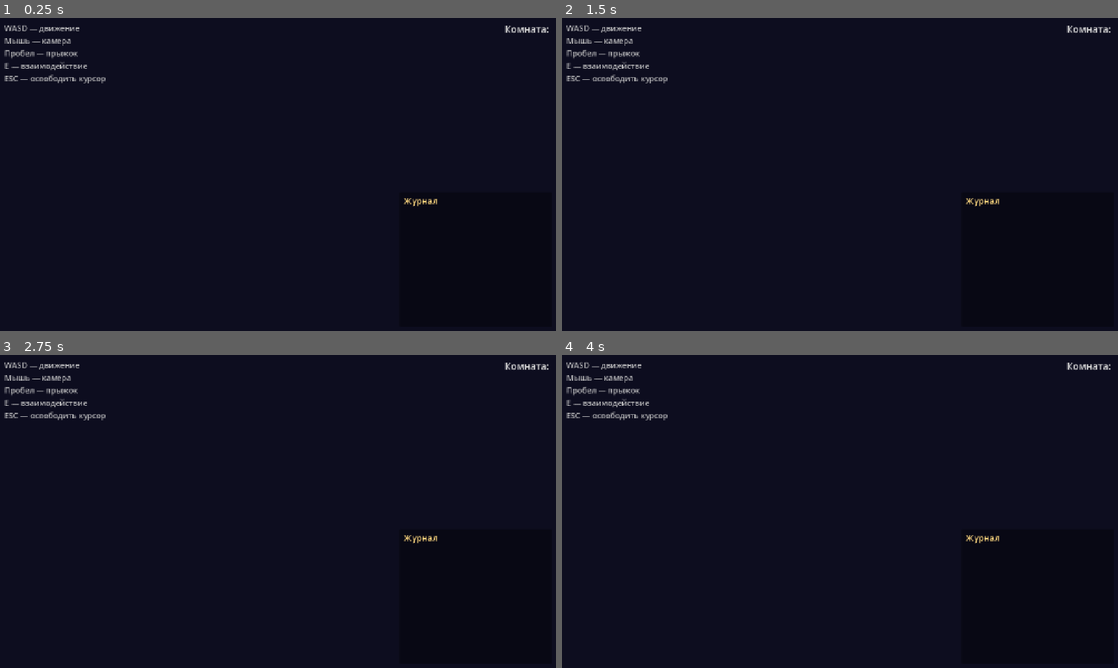
Above: before the commit, frames 1-4 (two rows, left to right).
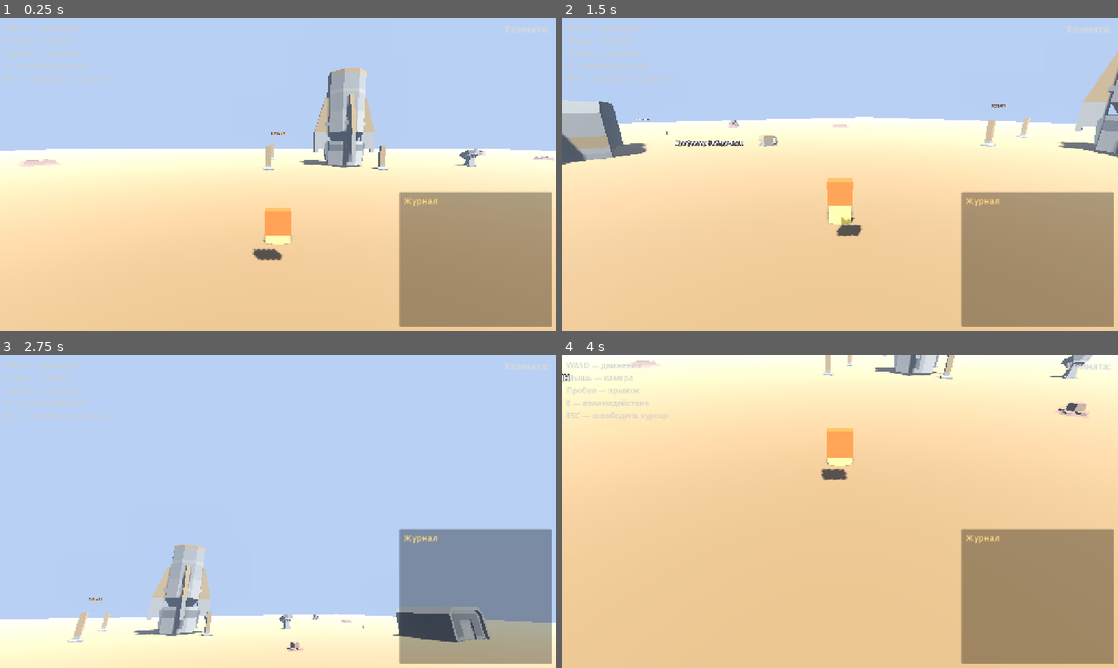
Above: after the commit, the same moments.

Repository: mstislav0/game
Game: Godot game, scene res://scenes/game_world.tscn
The game is run twice, just before and just after one commit, with the same random seed, the same clock (stepped at 60 frames per second) and the same inputs. This scene is started directly instead of the project's main scene.
Inputs (mouse positions are in pixels of both pictures, inside the frame that each line leads up to):
- Up to frame 1 (0.25 s): no input
- Up to frame 2 (1.5 s): tap Enter at 0.5 s; move the mouse to (962, 158) at 0.52 s; hold D (move_right) 0.53-1.28 s; tap E (interact) at 0.6, 1.35 s; tap Space (jump) at 0.77 s; move the mouse to (728, 190) at 1.27 s; hold S (move_backward) from 1.28 s (still down)
- Up to frame 3 (2.75 s): tap Space (jump) at 1.52 s; move the mouse to (333, 442) at 2.02 s; release S (move_backward) at 2.03 s; hold D (move_right) from 2.03 s (still down); tap E (interact) at 2.1 s
- Up to frame 4 (4 s): move the mouse to (812, 574) at 2.77 s; release D (move_right) at 2.78 s; hold W (move_forward) 2.78-3.53 s; tap E (interact) at 2.85, 3.6 s; tap Space (jump) at 3.02, 3.77 s; move the mouse to (1006, 558) at 3.52 s; hold A (move_left) from 3.53 s (still down)

The runs differ from the first frame. In frame 1, 100% of the frame differs, in the area x 0-100%, y 0-100%; in frame 2, 100%; in frame 3, 100%; in frame 4, 100%.
Error before the commit: Parse Error: Cannot infer the type of "fmt" variable because the value doesn't have a set type. (res://scripts/game_world.gd:39)

Commit message:
Fix black screen: remove stale @onready mesh; drop VertexColorFix calls
Player.tscn no longer has a child named MeshInstance3D (it has
Astronaut from a GLB instead), but player.gd still declared
@onready var mesh: MeshInstance3D = $MeshInstance3D. Typed
assignment of null on a missing node halted _ready before camera
became current → no active Camera3D → black viewport.

Also remove the runtime vertex-color patch entirely (broken approach).
Instead set [importer_defaults] in project.godot so future GLB
imports disable generate_lods, which is the actual cause of vertex
colors rendering as black per forum.godotengine.org/t/113652.

Diff:
--- a/godot_project/project.godot
+++ b/godot_project/project.godot
@@ -24,6 +24,30 @@
 
 NetworkManager="*res://scripts/network_manager.gd"
 QuestManager="*res://scripts/quest_manager.gd"
+
+[importer_defaults]
+
+scene={
+"animation/fps": 30,
+"animation/import": true,
+"animation/import_rest_as_RESET": false,
+"animation/remove_immutable_tracks": true,
+"animation/trimming": false,
+"import_script/path": "",
+"meshes/create_shadow_meshes": true,
+"meshes/ensure_tangents": true,
+"meshes/force_disable_compression": false,
+"meshes/generate_lods": false,
+"meshes/light_baking": 1,
+"meshes/lightmap_texel_size": 0.2,
+"nodes/apply_root_scale": true,
+"nodes/import_as_skeleton_bones": false,
+"nodes/root_name": "",
+"nodes/root_scale": 1.0,
+"nodes/root_type": "",
+"nodes/use_node_type_suffixes": true,
+"skins/use_named_skins": true
+}
 
 [display]
 
--- a/godot_project/scripts/game_world.gd
+++ b/godot_project/scripts/game_world.gd
@@ -26,27 +26,6 @@
 	# Спауним всех остальных игроков комнаты, известных на этот момент
 	for pid in NetworkManager.room_players.keys():
 		_on_player_joined(pid, NetworkManager.room_players[pid])
-
-	# Чиним материалы Kenney-моделей (вызов в конце и в отдельном фрейме)
-	call_deferred("_fix_vertex_colors", self)
-
-func _fix_vertex_colors(node: Node) -> void:
-	if node is MeshInstance3D:
-		var mi: MeshInstance3D = node
-		var mesh: Mesh = mi.mesh
-		if mesh:
-			for i in mesh.get_surface_count():
-				var fmt := mesh.surface_get_format(i)
-				if (fmt & Mesh.ARRAY_FORMAT_COLOR) == 0:
-					continue
-				var mat = mesh.surface_get_material(i)
-				if mat is StandardMaterial3D and not mat.vertex_color_use_as_albedo:
-					mat.vertex_color_use_as_albedo = true
-				var ov = mi.get_surface_override_material(i)
-				if ov is StandardMaterial3D and not ov.vertex_color_use_as_albedo:
-					ov.vertex_color_use_as_albedo = true
-	for child in node.get_children():
-		_fix_vertex_colors(child)
 
 func _play_launch_animation() -> void:
 	# Запрашиваем у HUD кат-сцену (отсчёт + fade)
--- a/godot_project/scripts/player.gd
+++ b/godot_project/scripts/player.gd
@@ -22,7 +22,6 @@
 signal interactable_changed(interactable: Node)
 signal dialog_requested(npc_name: String, text: String)
 
-@onready var mesh: MeshInstance3D = $MeshInstance3D
 @onready var camera_pivot: Node3D = $CameraPivot
 @onready var camera: Camera3D = $CameraPivot/Camera3D
 
